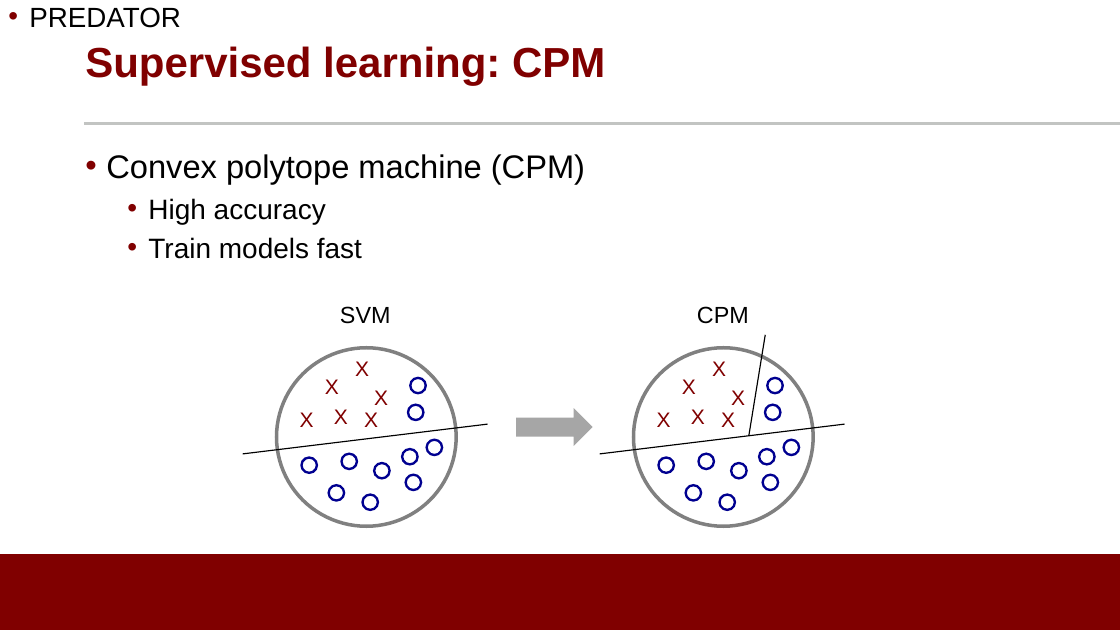
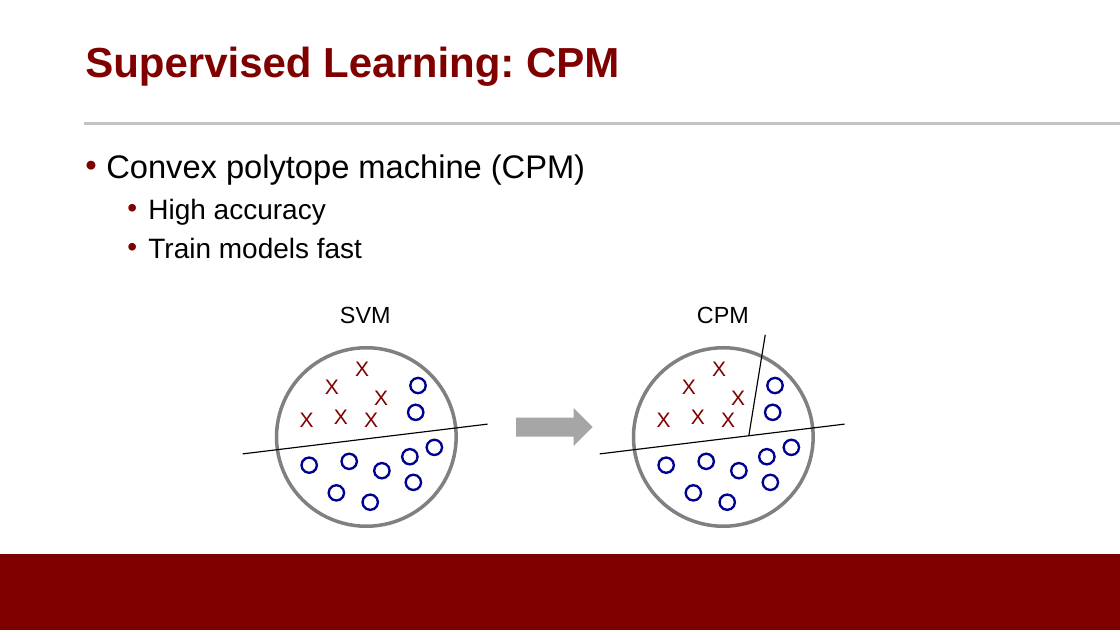
Before and after one commit to noise-lab/ML-Cybersecurity, a slide deck: slide 16 of module-3/ppt/3.2-Supervised Learning.pptx. Drawn at 1120x630 pixels with LibreOffice and Linux fonts; fonts in the diff are those of the drawing; background and template pictures are left out. Boxes give left, top, right and bottom in pixels: in the first picture for what was removed or moved away, otherwise in the second. Text is boxed around its words. In the diff, an @@ line names an element or a change of style, - is before the commit and + after.

```diff
--- a/module-3/ppt/3.2-Supervised Learning.pptx
+++ b/module-3/ppt/3.2-Supervised Learning.pptx
@@ text removed at <box>29,7,181,28</box> @@
-• PREDATOR
@@ title at <box>85,46,619,86</box>: text changed @@
-Supervised learning: CPM
+Supervised Learning: CPM
```
Also in this commit, not shown: 15 other slides changed.
